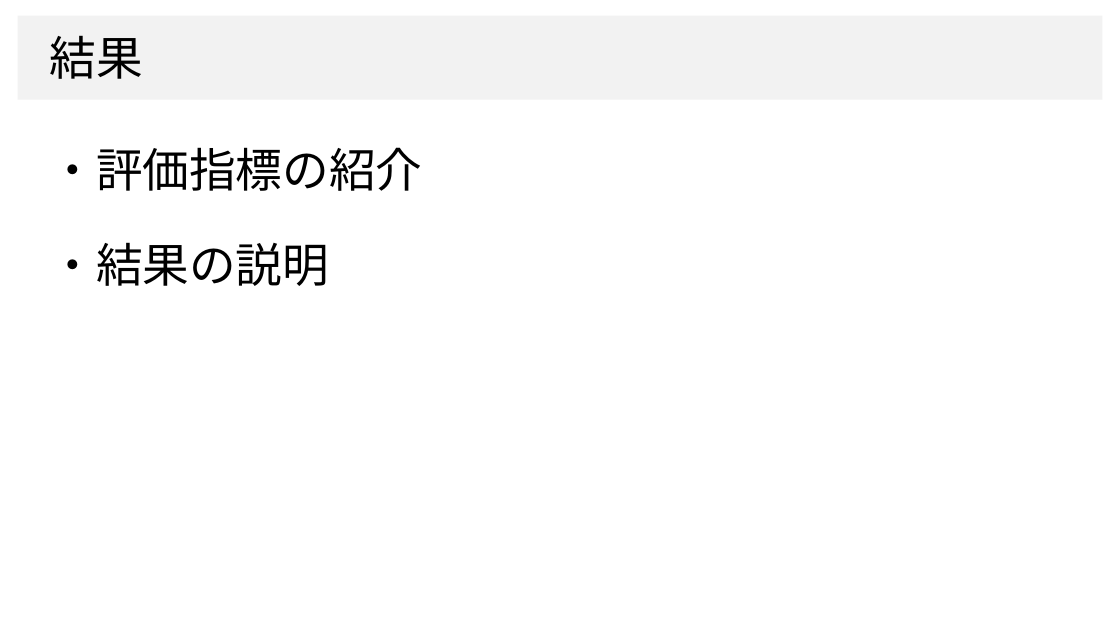
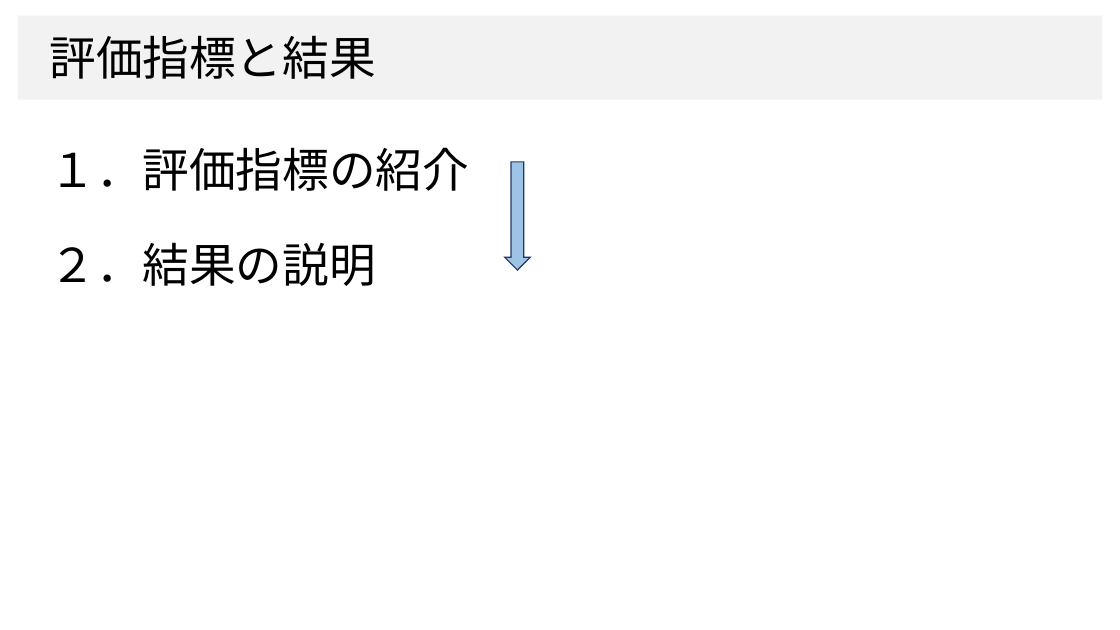
Before and after one commit to dhia-github/haselab-all, a slide deck: slide 13 of 20_発表資料/ゼミ資料/統一モデル_ゼミ資料２.pptx (slide 16 before the commit). Drawn at 1120x630 pixels with LibreOffice and Linux fonts; fonts in the diff are those of the drawing; background and template pictures are left out. Boxes give left, top, right and bottom in pixels: in the first picture for what was removed or moved away, otherwise in the second. Text is boxed around its words. In the diff, an @@ line names an element or a change of style, - is before the commit and + after.

```diff
--- a/20_発表資料/ゼミ資料/統一モデル_ゼミ資料２.pptx
+++ b/20_発表資料/ゼミ資料/統一モデル_ゼミ資料２.pptx
@@ text at <box>49,35,469,286</box>: text changed @@
-結果
-・評価指標の紹介
-・結果の説明
+評価指標と結果
+１．評価指標の紹介
+２．結果の説明
@@ down arrow added at <box>505,162,530,271</box>, fill #9DC3E6, outline #203864 1 pt @@
```
Also in this commit, not shown: 5 other slides changed, 6 slides added, 8 slides removed.
